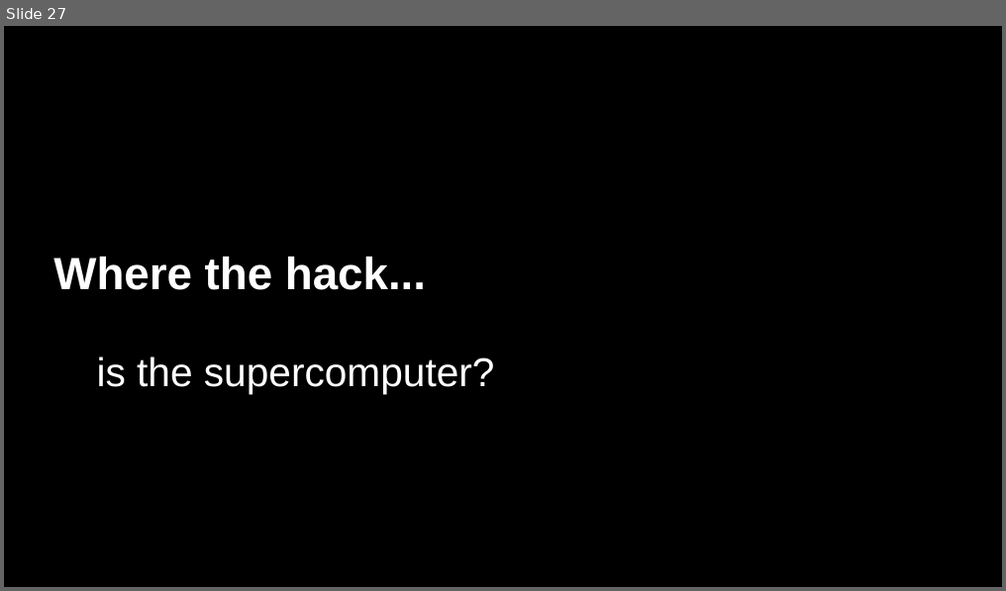
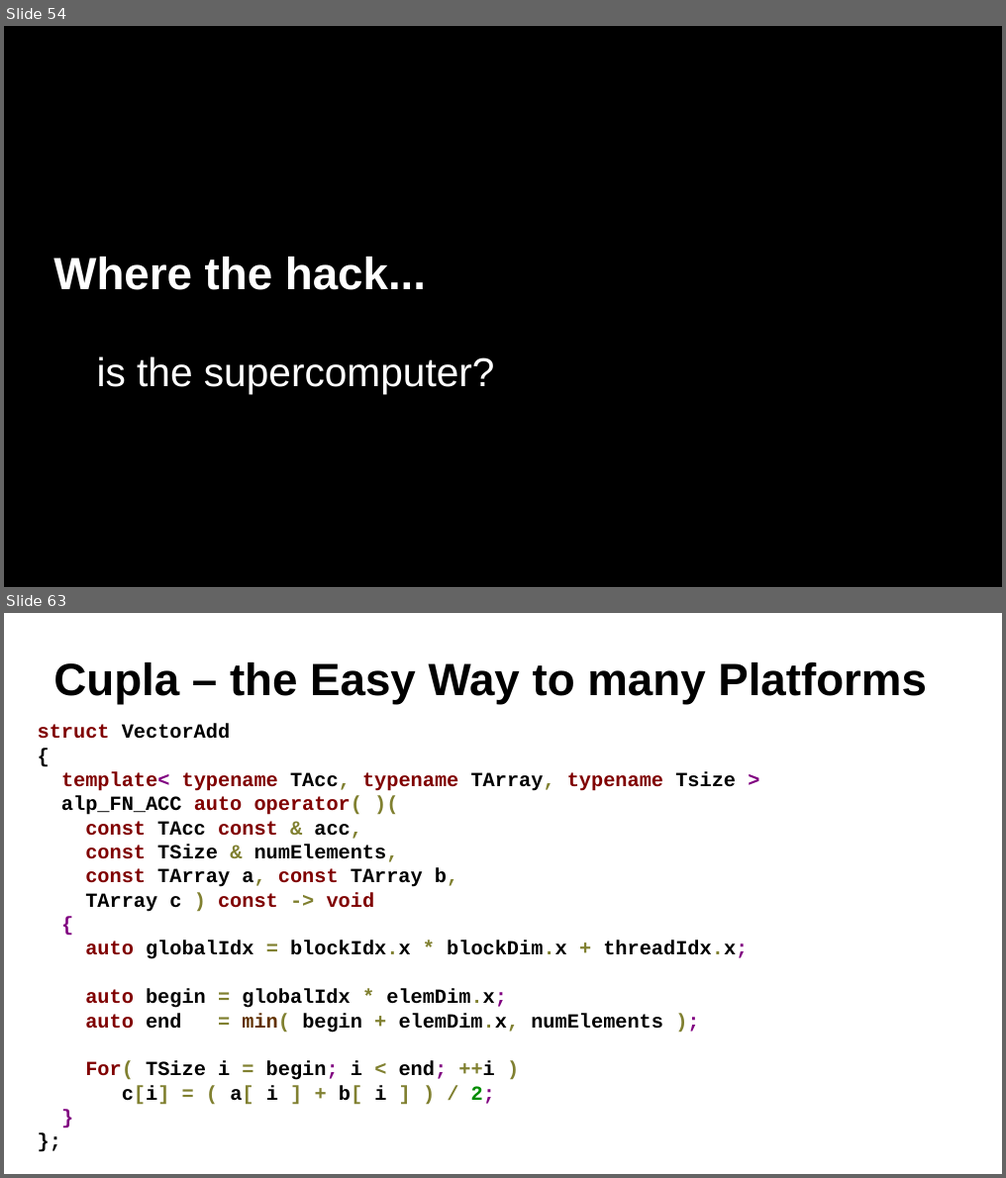
Before and after one commit to ax3l/datenspuren_2016, a slide deck: Slides.odp. Shown one above the other, each under a label of ours: slide 27 before the commit, slides 54 and 63 after it; the slides between them are not shown. The pictures are 1006x591 and 1006x1178 pixels, drawn with LibreOffice and Linux fonts; fonts in the diff are those of the drawing; background and template pictures are left out. Boxes give left, top, right and bottom in pixels: in the first picture for what was removed or moved away, otherwise in the second. Text is boxed around its words. In the diff, an @@ line names an element or a change of style, - is before the commit and + after.

```diff
--- a/Slides.odp
+++ b/Slides.odp
@@ slide 63 added at bbox=[4, 613, 1002, 1174], background #FFFFFF @@
@@ title added at bbox=[54, 663, 927, 704], 36 pt, text #000000, bold @@
+Cupla – the Easy Way to many Platforms
@@ text added at bbox=[38, 724, 747, 1105], 16 pt, text #000000, bold @@
+struct VectorAdd
+{
+template< typename TAcc, typename TArray, typename Tsize >
+alp_FN_ACC auto operator( )(
+const TAcc const & acc,
+const TSize & numElements,
+const TArray a, const TArray b,
+TArray c ) const -> void
+{
+auto globalIdx = blockIdx.x * blockDim.x + threadIdx.x;
+auto begin = globalIdx * elemDim.x;
+auto end = min( begin + elemDim.x, numElements );
+For( TSize i = begin; i < end; ++i )
+c[i] = ( a[ i ] + b[ i ] ) / 2;
+}
+};
@@ rectangle added at bbox=[15, 1112, 987, 1161], fill #FFFFFF, outline #FFFFFF 0 pt @@
@@ what was slide 27 is now slide 54 @@
```
Also in this commit, not shown: 17 slides changed, 34 other slides added, 4 slides removed.
